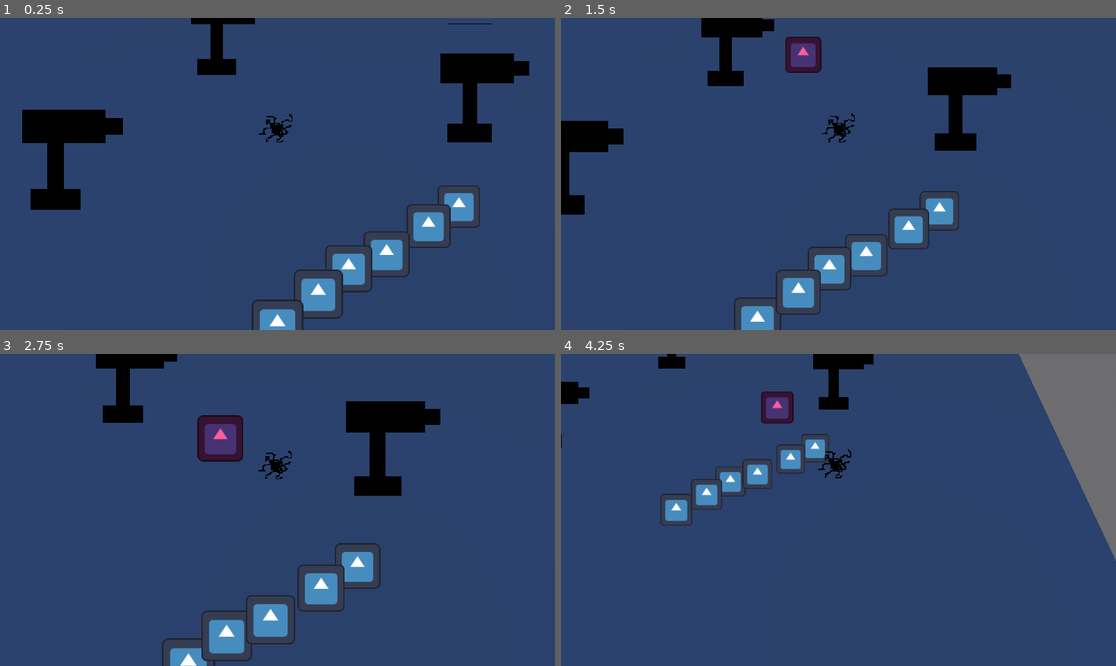
Above: before the commit, frames 1-4 (two rows, left to right).
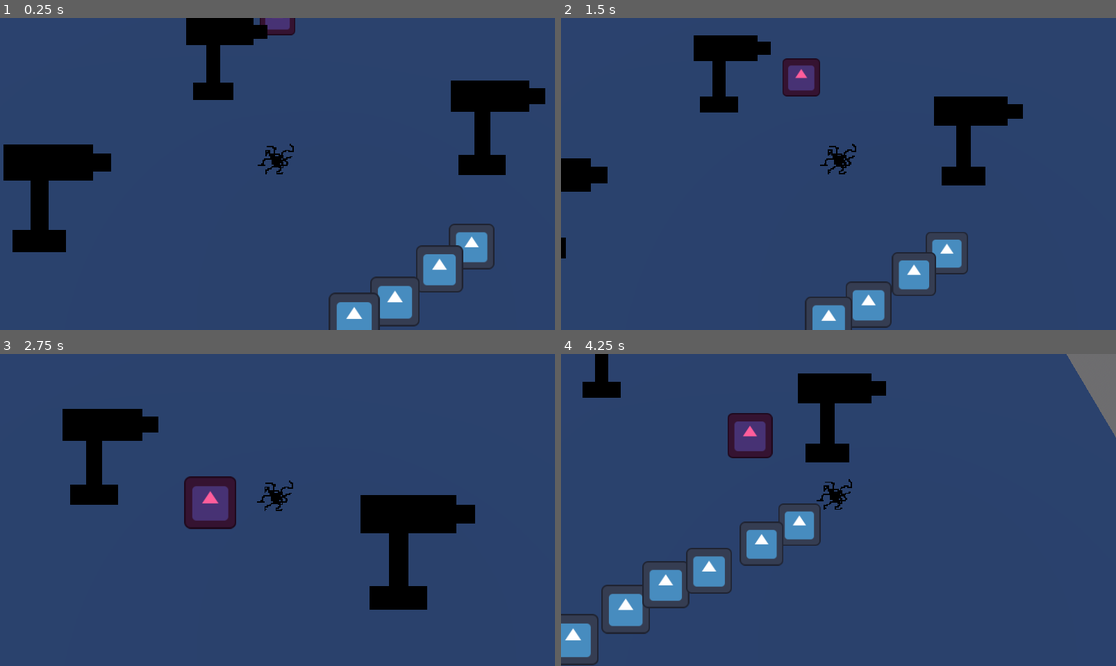
Above: after the commit, the same moments.

Repository: Area9579/Haustoria
Game: Godot game, scene res://Scenes/main.tscn
The game is run twice, just before and just after one commit, with the same random seed, the same clock (stepped at 60 frames per second) and the same inputs. The engine's default icon, where the game draws it, is replaced by a stand-in: a white triangle on a blue panel in a dark square.
Inputs (mouse positions are in pixels of both pictures, inside the frame that each line leads up to):
- Up to frame 1 (0.25 s): no input
- Up to frame 2 (1.5 s): move the mouse to (960, 158) at 0.52 s; click (960, 158) at 0.67 s; tap Space (jump) at 0.77 s; move the mouse to (727, 189) at 1.27 s; click (727, 189) at 1.42 s
- Up to frame 3 (2.75 s): tap Space (jump) at 1.52 s; move the mouse to (333, 441) at 2.02 s; click (333, 441) at 2.17 s
- Up to frame 4 (4.25 s): move the mouse to (810, 572) at 2.77 s; click (810, 572) at 2.92 s; tap Space (jump) at 3.02, 3.77 s; move the mouse to (1005, 556) at 3.52 s; click (1005, 556) at 3.67 s

The runs differ from the first frame. In frame 1, 21% of the frame differs, in the area x 0-99%, y 0-100%; in frame 2, 18%; in frame 3, 18%; in frame 4, 19%.

Commit message:
slightly adjusted camera and deleted  some redundant code

Diff:
--- a/Scenes/Player.tscn
+++ b/Scenes/Player.tscn
@@ -21,7 +21,7 @@
 texture = ExtResource("2_j5ysu")
 
 [node name="PlayerCamera" type="Camera3D" parent="."]
-transform = Transform3D(1, 0, 0, 0, 0.494124, 0.869391, 0, -0.869391, 0.494124, 0, 7.27733, 5.25678)
+transform = Transform3D(1, 0, 0, 0, 0.494124, 0.869391, 0, -0.869391, 0.494124, 0, 7.27733, 4.24484)
 current = true
 fov = 53.9261
 script = ExtResource("3_iy2vu")
--- a/Scripts/player_camera.gd
+++ b/Scripts/player_camera.gd
@@ -9,10 +9,6 @@
 
 func  _input(event: InputEvent) -> void:
 	var mousePos = get_viewport().get_mouse_position()
-	if event is InputEventMouseButton:
-		if event.button_index == MOUSE_BUTTON_LEFT:
-			if event.pressed:
-				pass
 	if event is InputEventMouseMotion:
 		adjustCamera(0.1,0.05,mousePos)
 
